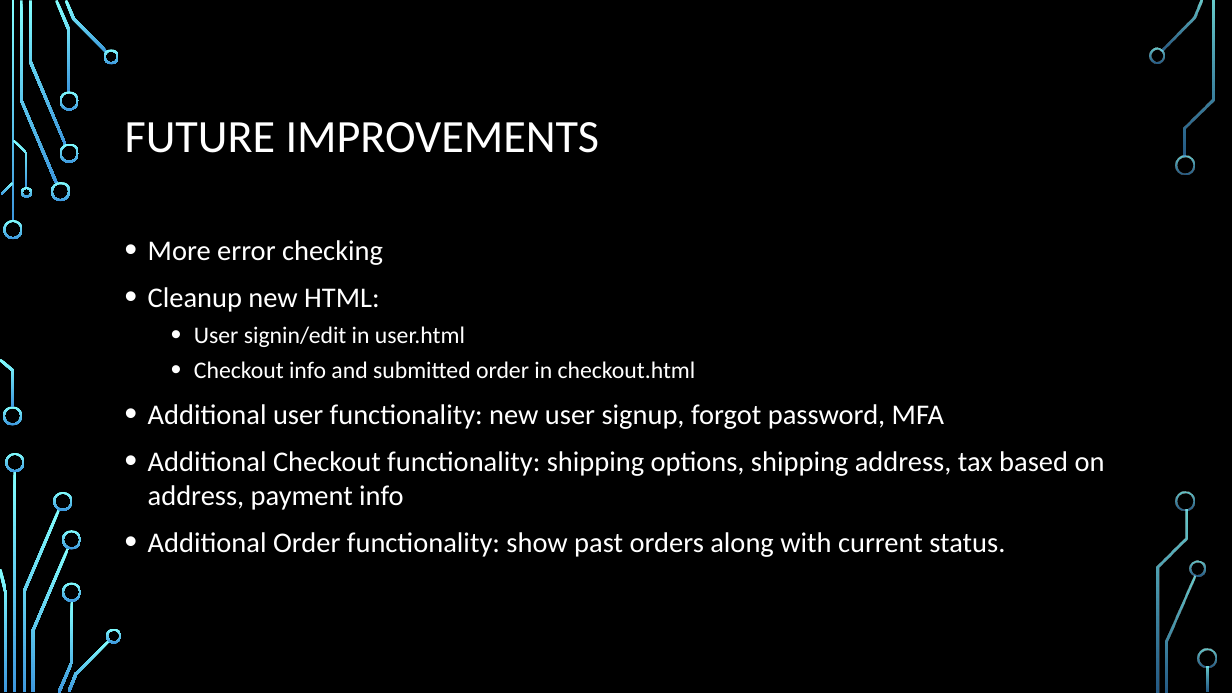
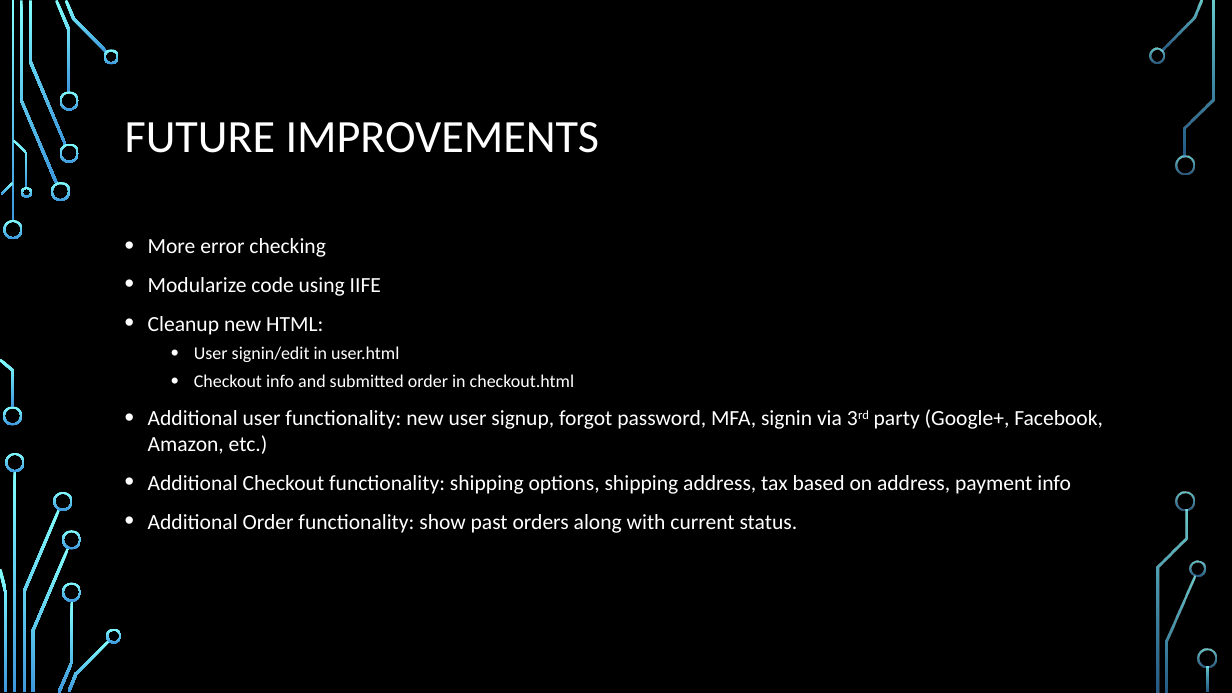
Before and after one commit to brskl/HTML5_300, a slide deck: slide 7 of HTML5-300B presentation.pptx. Drawn at 1232x693 pixels with LibreOffice and Linux fonts; fonts in the diff are those of the drawing; background and template pictures are left out. Boxes give left, top, right and bottom in pixels: in the first picture for what was removed or moved away, otherwise in the second. Text is boxed around its words. In the diff, an @@ line names an element or a change of style, - is before the commit and + after.

Commit message:
minor text changes

```diff
--- a/HTML5-300B presentation.pptx
+++ b/HTML5-300B presentation.pptx
@@ text at [148, 238, 1071, 533]: size 22.2 to 16.8 pt in "More error checking", "Cleanup new HTML:", "Additional Checkout functionality: shipping options, shippin ...", "Additional Order functionality: show past orders along ..."; size 18.5 to 14 pt in "User signin/edit in user.html", "Checkout info and submitted order in checkout.html" @@
@@ text at [148, 277, 381, 296]: paragraph added @@
+• Modularize code using IIFE
@@ text at [148, 409, 1103, 454]: text changed; size 22.2 to 16.8 pt @@
-• Additional user functionality: new user signup, forgot password, MFA
+• Additional user functionality: new user signup, forgot password, MFA, signin via 3rd party (Google+, Facebook, Amazon, etc.)
```
Also in this commit, not shown: 1 other slide changed.
